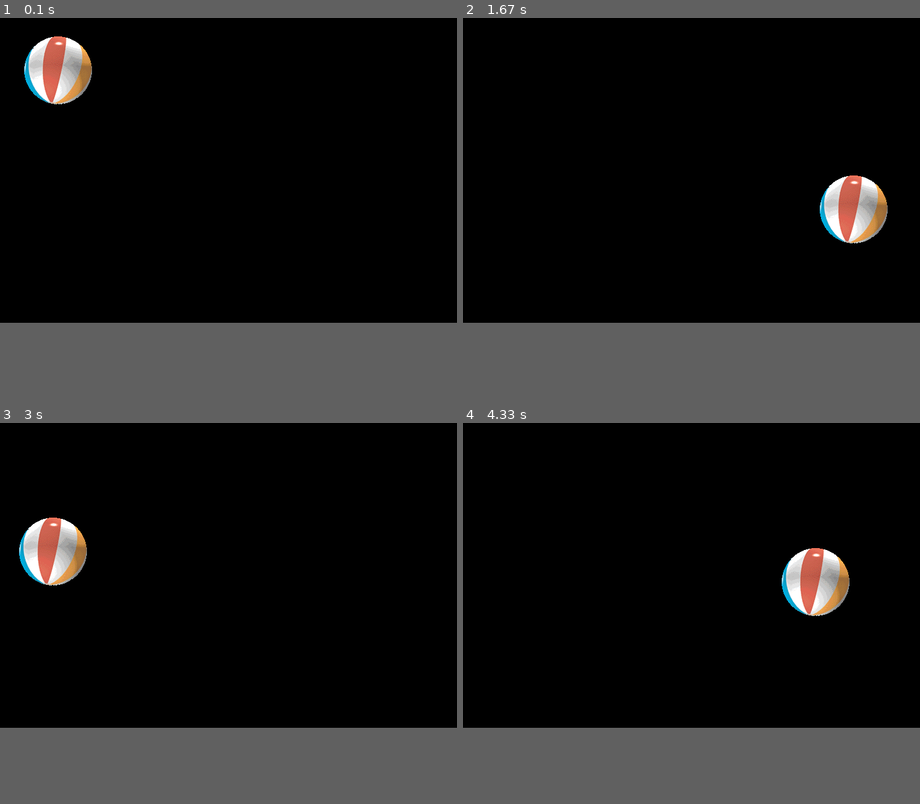
Above: before the commit, frames 1-4 (two rows, left to right).
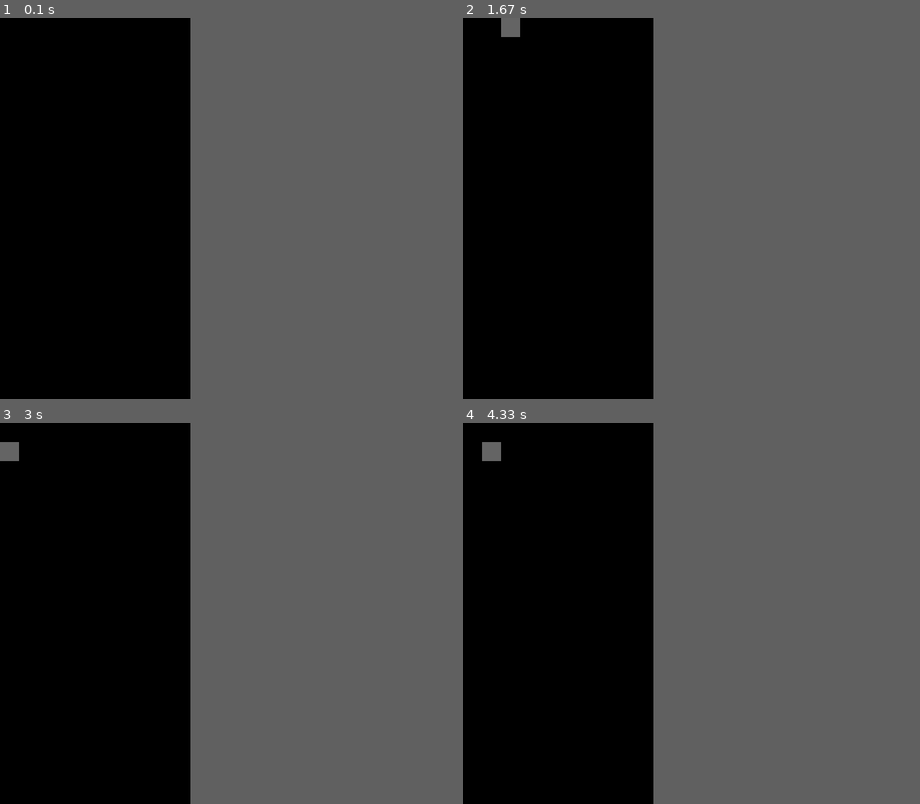
Above: after the commit, the same moments.

Repository: Andreas-Svensson/python
Game: pygame game, started from Explorations/Tetris/learning_pygame.py
Two runs of this game, one before a commit and one after it. Both use one fixed random seed, a clock stepped at 60 frames per second and the inputs below.
Inputs:
- Up to frame 1 (0.1 s): no input
- Up to frame 2 (1.67 s): hold Right 0.33-0.8 s; hold Right 1.17-1.63 s
- Up to frame 3 (3 s): hold Left 1.67-2.2 s; hold Down 2.23-2.53 s; hold Left 2.57-2.97 s
- Up to frame 4 (4.33 s): hold Up 3-3.37 s; hold Right 3.4-4.03 s; hold Down from 4.07 s (still down)
The window is 720x480 before the commit and 300x600 after it. Grey fills any space a smaller window leaves; there, only what the larger window draws over its background counts as a difference.

The runs differ from the first frame. In frame 1, 2.1% of the frame differs, in the area x 5-21%, y 4-23%; in frame 2, 2.3%, in the area x 8-93%, y 0-60%; in frame 3, 2.3%; in frame 4, 2.3%.

Commit message:
changed borrowed code to simple tetris board

Diff:
--- a/Explorations/Tetris/learning_pygame.py
+++ b/Explorations/Tetris/learning_pygame.py
@@ -1,32 +1,44 @@
 """Code from introduction page on pygame"""
 
 import sys, pygame
+import numpy as np
 pygame.init()
 
-size = width, height = 720, 480
-speed = [4, 3]
-black = 0, 0, 0
+size = width, height = 300, 600 # window size
+black = 0, 0, 0 # background color
+gray = 100, 100, 100
 
-screen = pygame.display.set_mode(size)
+screen = pygame.display.set_mode(size) # set screen to size
 
+# ----- read in image file -----
 # NOTE: in future: use os.path.join to build path and concatenate with relative file path
+# ball = pygame.image.load("c:/GitHub/Python-Andreas-Svensson/Explorations/Tetris/assets/intro_ball.gif")
+# ballrect = ball.get_rect()
 
-ball = pygame.image.load("c:/GitHub/Python-Andreas-Svensson/Explorations/Tetris/assets/intro_ball.gif")
-ballrect = ball.get_rect()
+square = pygame.Rect(0, 0, 30, 30) # NOTE: Test creation of rect
+
+# ----- position and velocity variables -----
+vel = 15 # change factor of velocity for input move commands
 
 while 1:
-    # create a delay of 10 ms
-    pygame.time.delay(10)
+    pygame.time.delay(100) # set a delay of n ms
 
-    for event in pygame.event.get():
-        if event.type == pygame.QUIT: sys.exit()
+    # ----- events -----
+    events = pygame.event.get()
+    for event in events:
+        if event.type == pygame.QUIT: sys.exit() # exit if exit
 
-    ballrect = ballrect.move(speed)
-    if ballrect.left < 0 or ballrect.right > width:
-        speed[0] = -speed[0]
-    if ballrect.top < 0 or ballrect.bottom > height:
-        speed[1] = -speed[1]
+        if event.type == pygame.KEYDOWN:
+            if event.key == pygame.K_LEFT and square.left - vel >= 0:
+                square = square.move(-vel, 0)
+            if event.key == pygame.K_RIGHT and square.right + vel < 300:
+                square = square.move(vel, 0)
+            if event.key == pygame.K_UP and square.top - vel >= 0:
+                square = square.move(0, -vel)
+            if event.key == pygame.K_DOWN and square.bottom < height - vel:
+                square = square.move(0, vel)
 
+    # ----- overwrite old screen with black, draw new screen, and show (flip) it -----
     screen.fill(black)
-    screen.blit(ball, ballrect)
+    screen.blit(screen, pygame.draw.rect(screen, gray, square)) # NOTE: Drawing test rect on screen
     pygame.display.flip()
